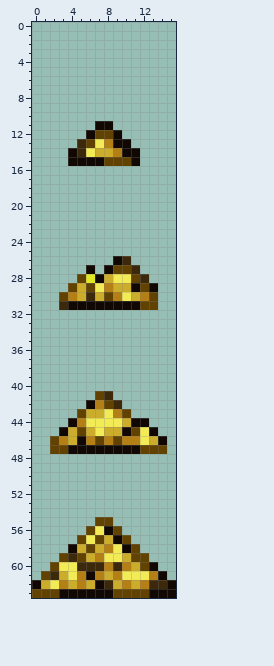
File history of a pixel-art sprite, Entities/Materials/Raw/Material_Sulphur.png. The picture above is the old version.
The file is 16x64 pixels.
Once edited:
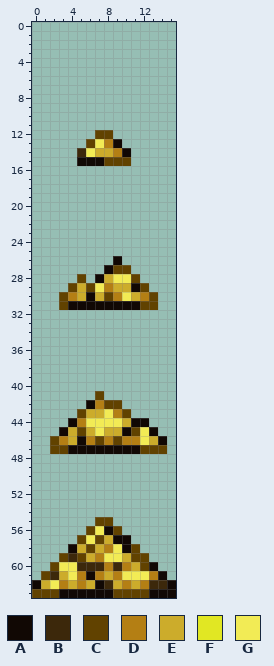
Palette (. is transparent): A #110804  B #3c280b  C #614200  D #b47f14  E #ccac2b  F #e1e723  G #f2eb55
Change:
y 11: x 7..8 AA -> ..
y 12: x 6 A -> .; x 9 A -> .
y 13: x 5 B -> .; x 10 A -> .
y 14..15: x 4 A -> .; x 11 A -> .
y 26: x 10 B -> .
y 27: x 6 A -> .; x 11 B -> .
y 28: x 6 F -> .; x 12 B -> .
y 29: x 13 A -> .
y 30: x 6 B -> A
y 31: x 3 B -> C
y 41: x 8 B -> .
y 42: x 9 B -> C
y 57: x 10 C -> A
Changed places in both pictures, as pixel boxes (x1, y1, x2, y2):
erased: (68, 121, 140, 166)
changed: (59, 256, 158, 310)
changed: (104, 391, 122, 409)
changed: (122, 535, 131, 544)
